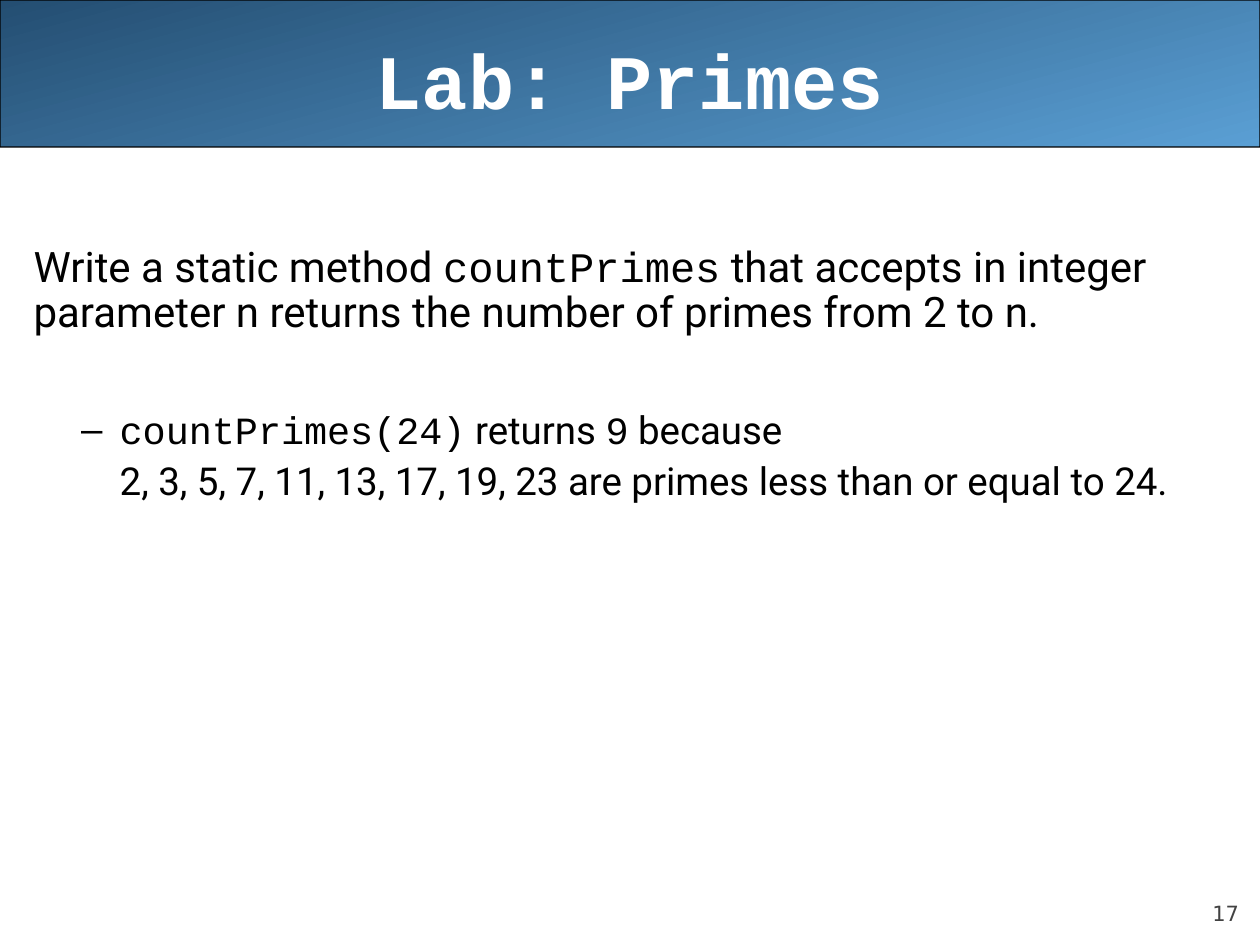
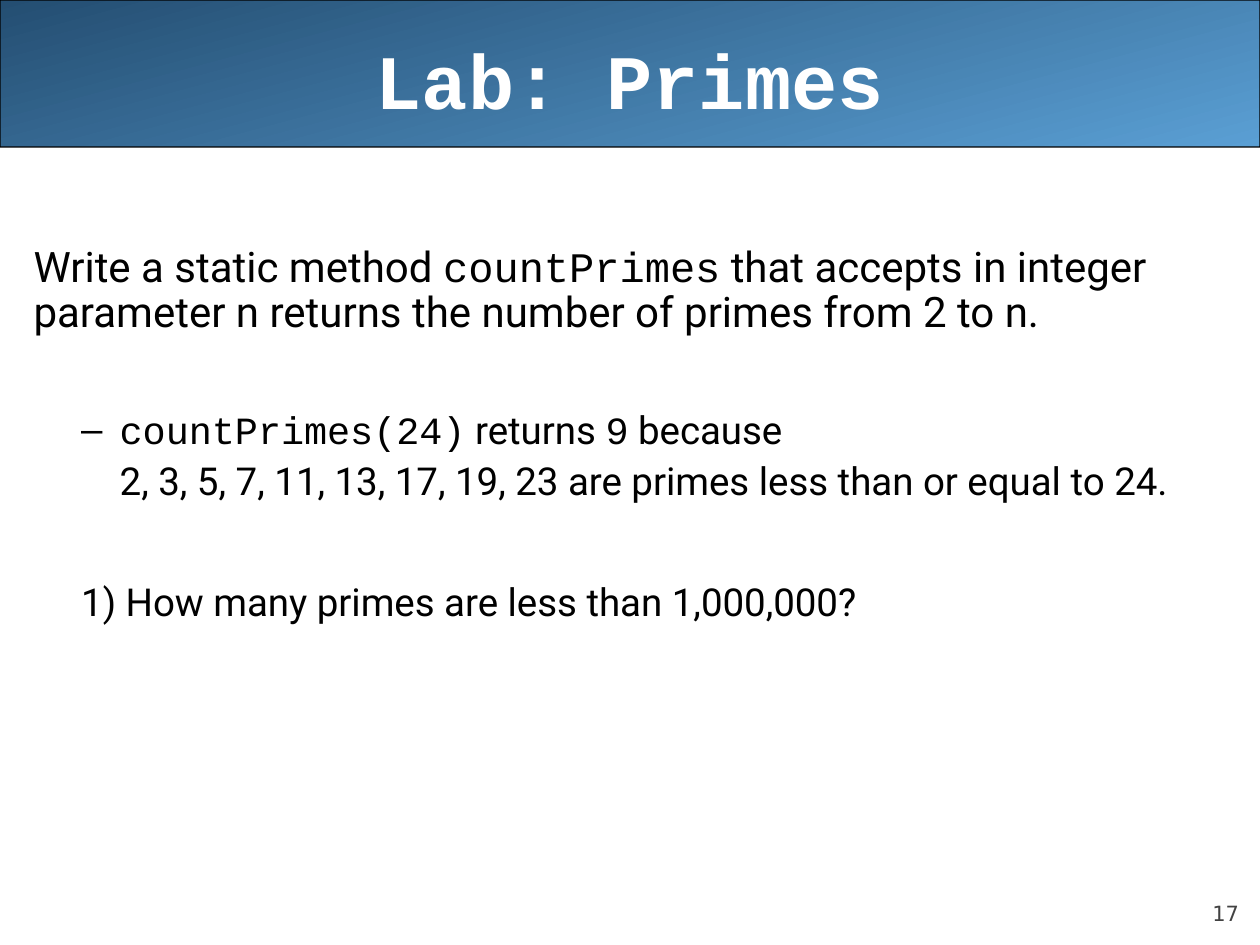
Before and after one commit to LongBaoNguyen/longbaonguyen.github.io, a slide deck: slide 17 of courses/apcsa/lecture10.ppt. Drawn at 1260x945 pixels with LibreOffice and Linux fonts; fonts in the diff are those of the drawing. Boxes give left, top, right and bottom in pixels: in the first picture for what was removed or moved away, otherwise in the second. Text is boxed around its words. In the diff, an @@ line names an element or a change of style, - is before the commit and + after.

```diff
--- a/courses/apcsa/lecture10.ppt
+++ b/courses/apcsa/lecture10.ppt
@@ text at (x1=81, y1=585, x2=856, y2=625): paragraph added @@
+  1) How many primes are less than 1,000,000?
```
Also in this commit, not shown: 7 other slides changed, 10 other files.
